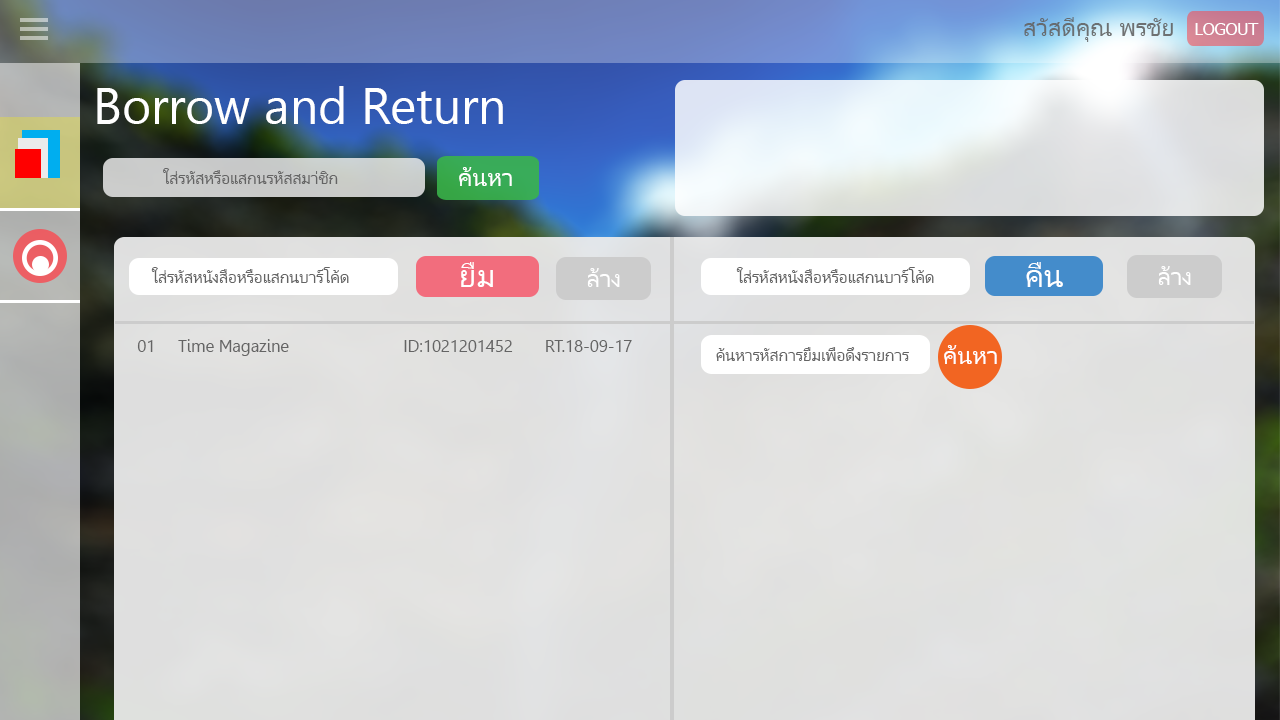
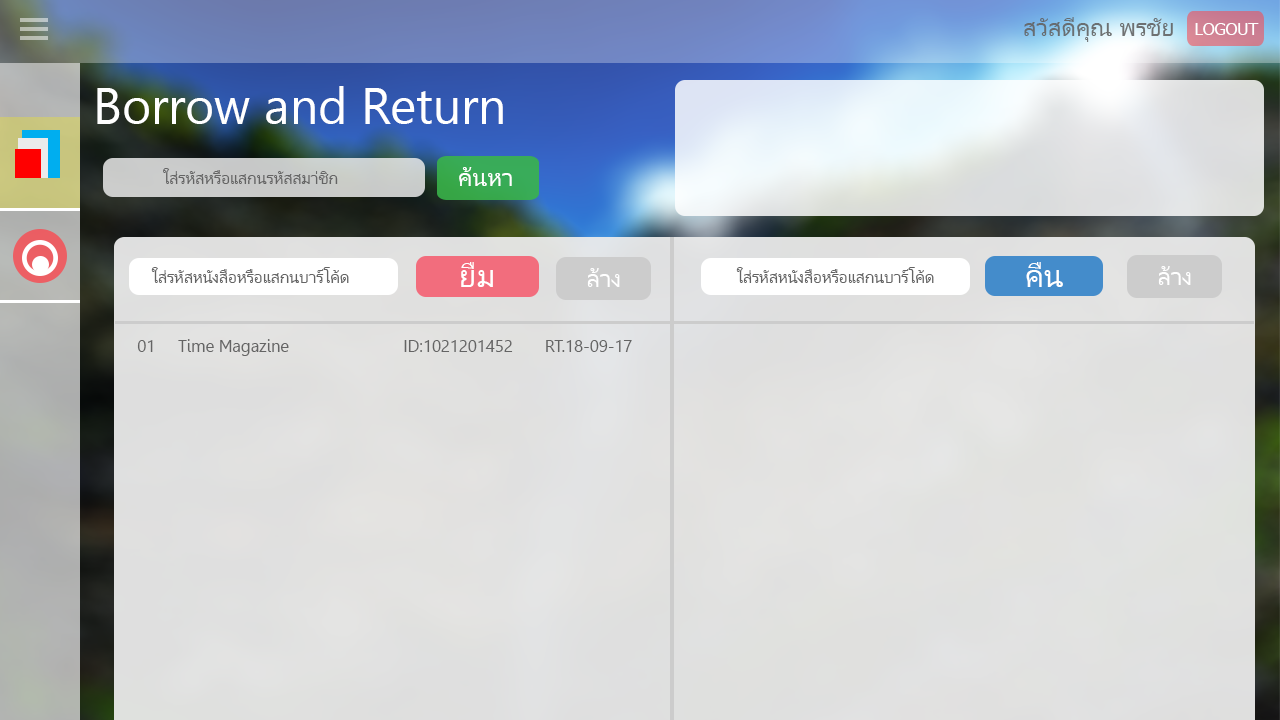
Layers edited between the first and the second 1280 × 720 image:
removed layer "ค้นหา" (1st of 2) over (944, 345, 997, 364)
removed layer "Ellipse 5" over (938, 325, 1002, 389)
removed layer "ค้นหารหัสการยืมเพื่อดึงรายการ" over (716, 347, 909, 361)
removed layer "Rounded Rectangle 8" over (701, 335, 930, 374)
